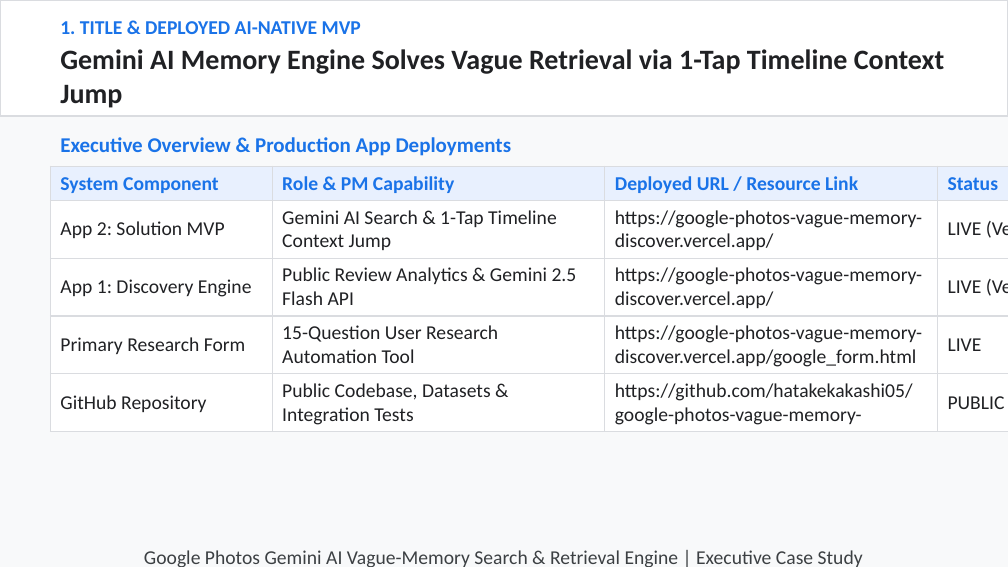
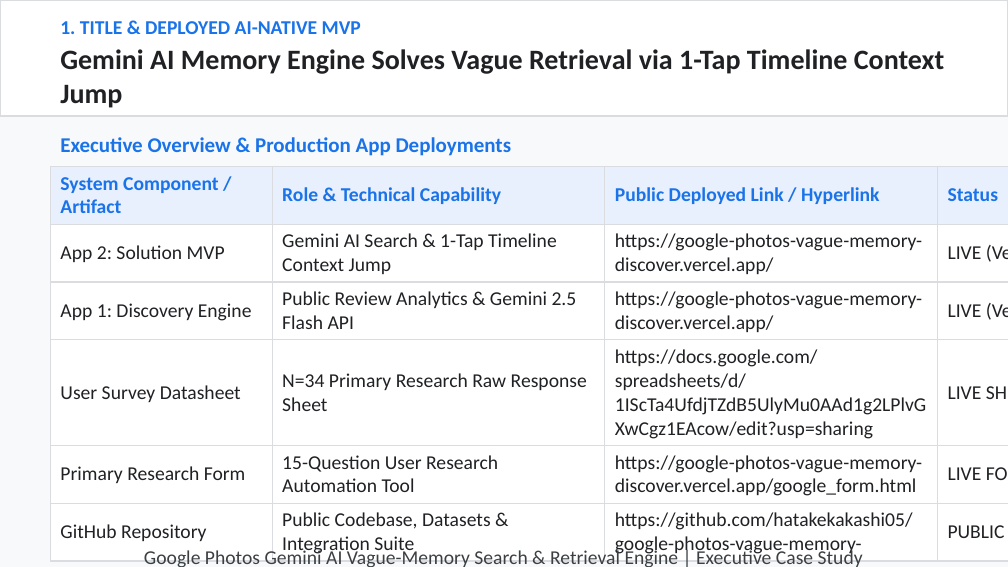
Before and after one commit to hatakekakashi05/google-photos-vague-memory-, a slide deck: slide 1 of output/NL_GooglePhotos.pptx. Drawn at 1008x567 pixels with LibreOffice and Linux fonts; fonts in the diff are those of the drawing. Boxes give left, top, right and bottom in pixels: in the first picture for what was removed or moved away, otherwise in the second. Text is boxed around its words. In the diff, an @@ line names an element or a change of style, - is before the commit and + after.

Commit message:
Include explicit live Vercel links, user survey Google Sheets link, and dense metric data across all 10 slides in NL_GooglePhotos.pptx

```diff
--- a/output/NL_GooglePhotos.pptx
+++ b/output/NL_GooglePhotos.pptx
@@ table at (50, 166, 1008, 560) @@
-row 1: System Component | Role & PM Capability | Deployed URL / Resource Link | Status
+row 1: System Component / Artifact | Role & Technical Capability | Public Deployed Link / Hyperlink | Status
-row 4: Primary Research Form | 15-Question User Research Automation Tool | https://google-photos-vague-memory-discover.vercel.app/google_form.html | LIVE
-row 5: GitHub Repository | Public Codebase, Datasets & Integration Tests | https://github.com/hatakekakashi05/google-photos-vague-memory- | PUBLIC
+row 4: User Survey Datasheet | N=34 Primary Research Raw Response Sheet | https://docs.google.com/spreadsheets/d/1IScTa4UfdjTZdB5UlyMu0AAd1g2LPlvGXwCgz1EAcow/edit?usp=sharing | LIVE SHEET
+row 5: Primary Research Form | 15-Question User Research Automation Tool | https://google-photos-vague-memory-discover.vercel.app/google_form.html | LIVE FORM
+row 6: GitHub Repository | Public Codebase, Datasets & Integration Suite | https://github.com/hatakekakashi05/google-photos-vague-memory- | PUBLIC
```
Also in this commit, not shown: 6 other slides changed, 2 other files.
